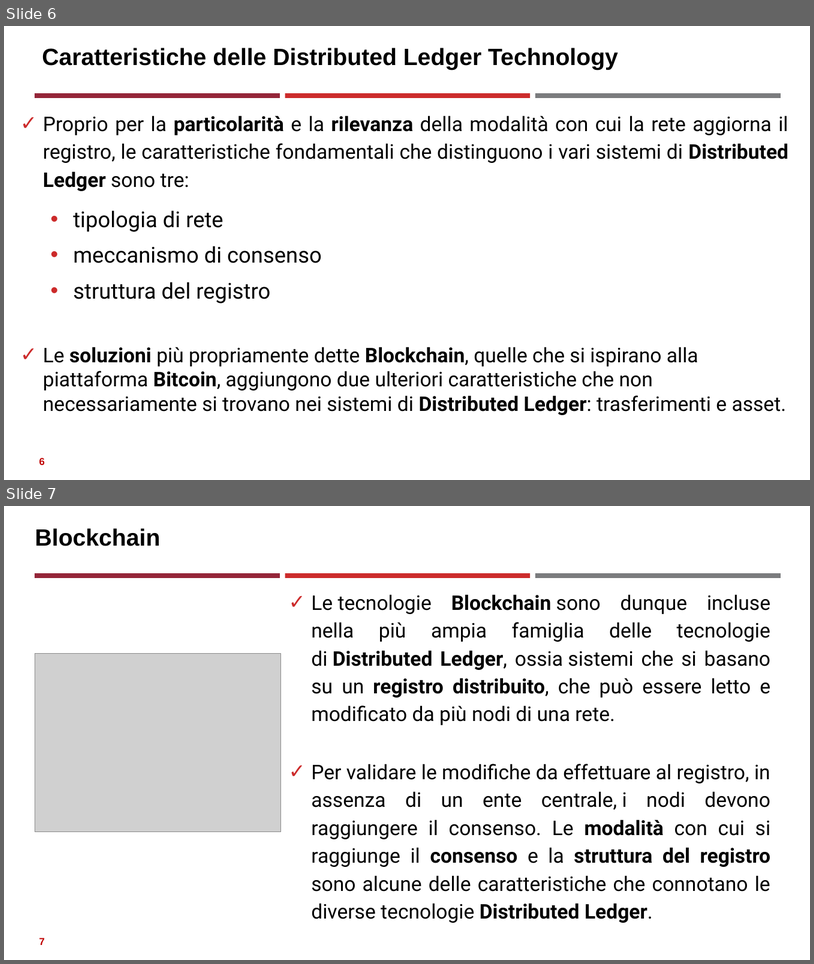
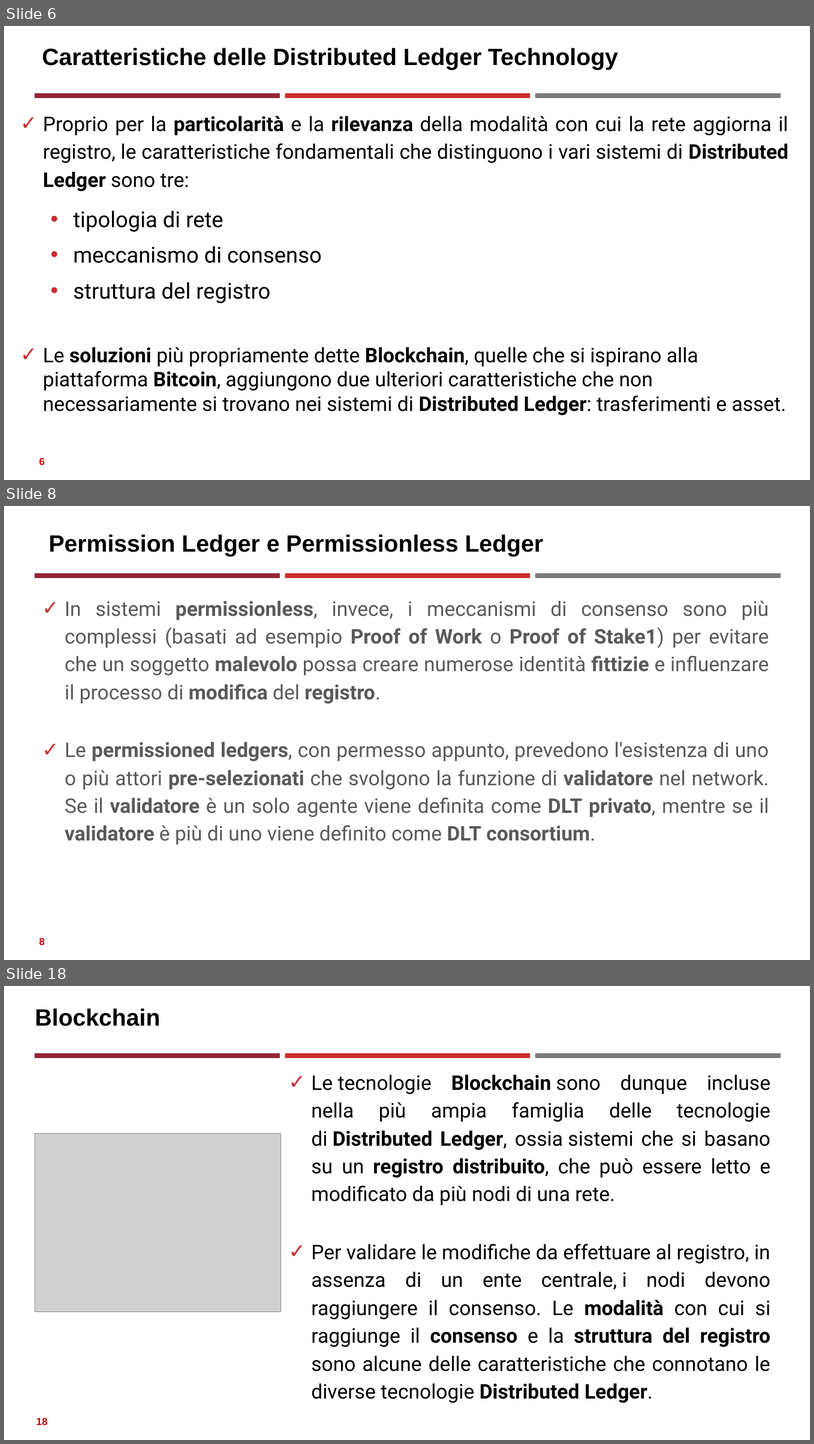
Before and after one commit to neural1977/data_science_interview_material, a slide deck: Assicurazioni/Distributed Ledger Technology_ita.pptx. Shown one above the other, each under a label of ours: slides 6 and 7 before the commit, slides 6, 8 and 18 after it; the slides between them are not shown. The pictures are 814x964 and 814x1444 pixels, drawn with LibreOffice and Linux fonts; fonts in the diff are those of the drawing; grey boxes stand for pictures. Boxes give left, top, right and bottom in pixels: in the first picture for what was removed or moved away, otherwise in the second. Text is boxed around its words. In the diff, an @@ line names an element or a change of style, - is before the commit and + after.

```diff
--- a/Assicurazioni/Distributed Ledger Technology_ita.pptx
+++ b/Assicurazioni/Distributed Ledger Technology_ita.pptx
@@ slide 8 added at (4, 506, 810, 960), background #FFFFFF; not listed: 3 template elements that a slide beside it also shows @@
@@ title added at (49, 534, 543, 556), 28 pt, text #000000, bold @@
+Permission Ledger e Permissionless Ledger
@@ text added at (65, 601, 770, 844), 24 pt, text #595959 @@
+✓ In sistemi permissionless, invece, i meccanismi di consenso sono più complessi (basati ad esempio Proof of Work o Proof of Stake1) per evitare che un soggetto malevolo possa creare numerose identità fittizie e influenzare il processo di modifica del registro.
+✓ Le permissioned ledgers, con permesso appunto, prevedono l'esistenza di uno o più attori pre-selezionati che svolgono la funzione di validatore nel network. Se il validatore è un solo agente viene definita come DLT privato, mentre se il validatore è più di uno viene definito come DLT consortium.
@@ page number added at (39, 937, 45, 945), 12 pt, text #C00000, bold @@
+8
@@ what was slide 7 is now slide 18 @@
@@ page number at (36, 1417, 48, 1425): text changed @@
-7
+18
```
Also in this commit, not shown: 11 other slides added, 5 other files.
